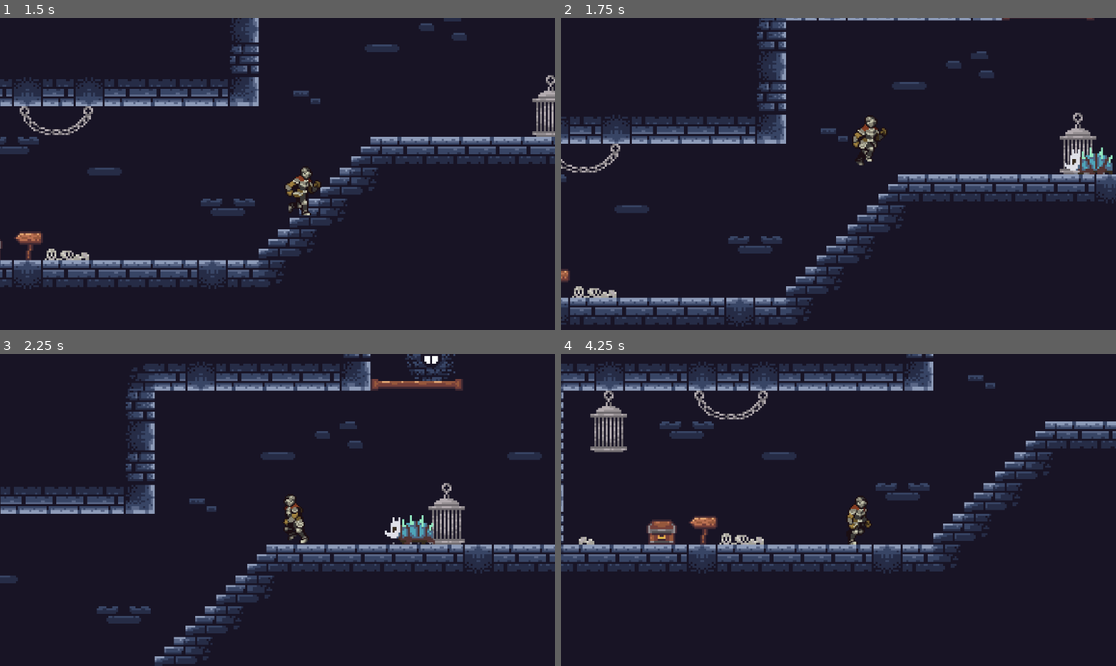
Above: before the commit, frames 1-4 (two rows, left to right).
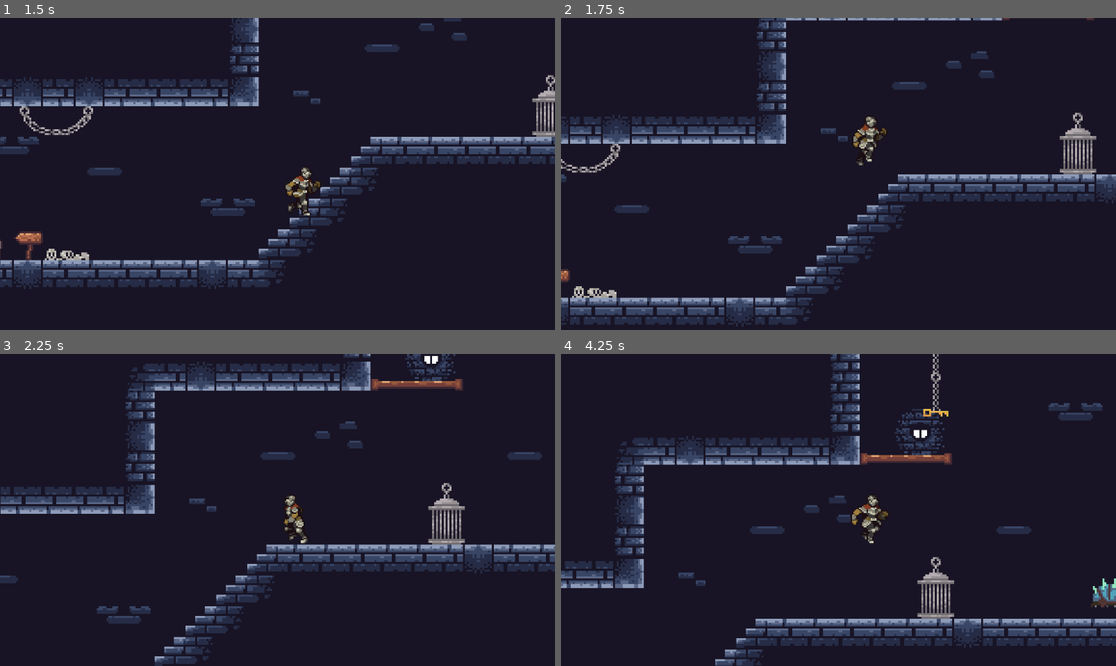
Above: after the commit, the same moments.

Repository: The-Bradster/crono-clones
Game: Godot game, scene res://scenes/main.tscn
The game is run twice, just before and just after one commit, with the same random seed, the same clock (stepped at 60 frames per second) and the same inputs.
Inputs:
- Up to frame 1 (1.5 s): tap Enter at 0.5 s; hold F (interact) 0.53-1.28 s; hold D (move_right) from 0.53 s (still down); tap Space (jump) at 0.77 s; tap F (interact) at 1.35 s
- Up to frame 2 (1.75 s): keep holding D (move_right); tap Space (jump) at 1.52 s
- Up to frame 3 (2.25 s): release D (move_right) at 2.03 s; hold A (move_left) from 2.03 s (still down); hold F (interact) from 2.03 s (still down)
- Up to frame 4 (4.25 s): release A (move_left) at 2.78 s; release F (interact) at 2.78 s; hold D (move_right) from 2.78 s (still down); tap F (interact) at 2.85 s; tap Space (jump) at 3.02, 3.77 s; hold F (interact) from 3.53 s (still down)

Frame 1 is identical in both runs. In frame 2, 0.5% of the frame differs, in the area x 90-100%, y 41-51%; in frame 3, 0.5%; in frame 4, 28%, in the area x 0-100%, y 0-100%.
Error after the commit: Invalid call. Nonexistent function 'is_position_in_viewport' in base 'Camera2D'. (res://scripts/enemy.gd:19)

Commit message:
on screen pig move

Diff:
--- a/scripts/enemy.gd
+++ b/scripts/enemy.gd
@@ -5,6 +5,7 @@
 const SPEED = 50.0
 const GRAVITY = 980
 var direction = -1  # -1 for left, 1 for right
+var is_active = false
 
 func _ready() -> void:
 	# Start with walk animation
@@ -12,22 +13,30 @@
 		sprite.play("walk")
 
 func _physics_process(delta: float) -> void:
-	# Apply gravity
-	if not is_on_floor():
-		velocity.y += GRAVITY * delta
+	# Check if we're on screen
+	if not is_active:
+		var camera = get_viewport().get_camera_2d()
+		if camera and camera.is_position_in_viewport(global_position):
+			is_active = true
 
-	# Set horizontal velocity
-	velocity.x = SPEED * direction
+	# Only move if active
+	if is_active:
+		# Apply gravity
+		if not is_on_floor():
+			velocity.y += GRAVITY * delta
 
-	# Flip sprite based on direction
-	if sprite:
-		sprite.flip_h = direction < 0
+		# Set horizontal velocity
+		velocity.x = SPEED * direction
 
-	# Move and handle collisions
-	move_and_slide()
-
-	# Check for wall collision and turn around
-	if is_on_wall():
-		direction *= -1  # Reverse direction
+		# Flip sprite based on direction
 		if sprite:
 			sprite.flip_h = direction < 0
+
+		# Move and handle collisions
+		move_and_slide()
+
+		# Check for wall collision and turn around
+		if is_on_wall():
+			direction *= -1  # Reverse direction
+			if sprite:
+				sprite.flip_h = direction < 0
